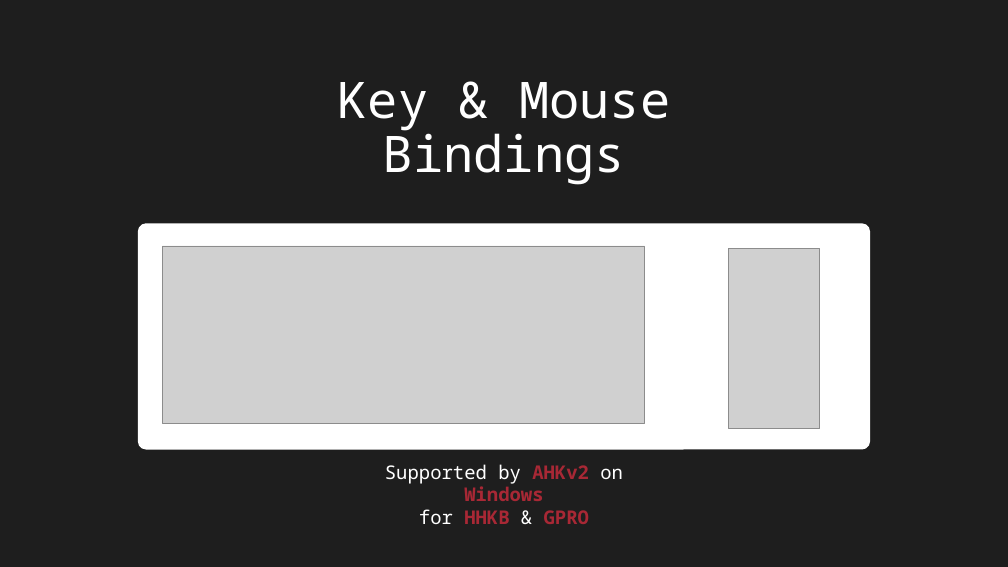
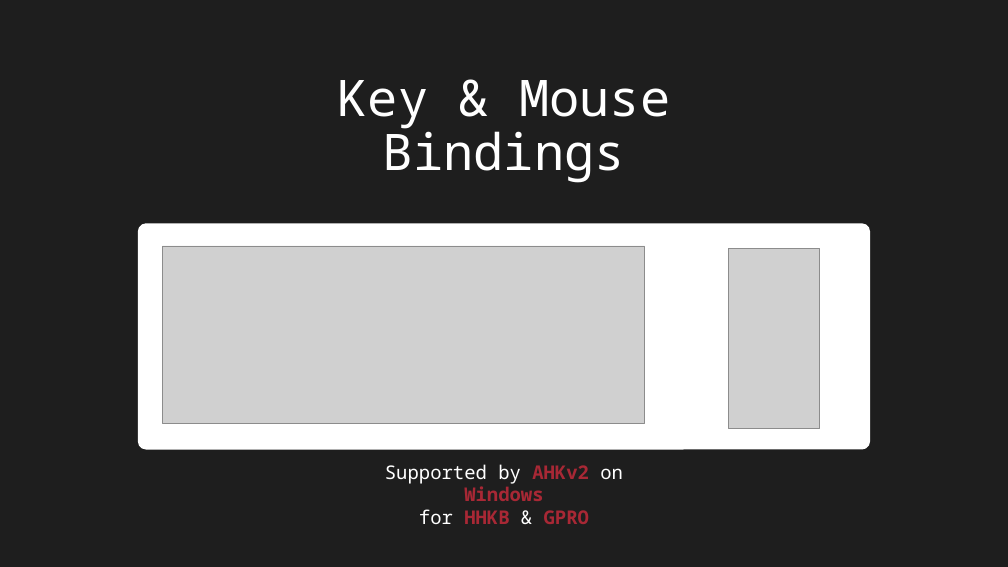
Before and after one commit to ittooo66/myAHKv2, a slide deck: slide 1 of MANUAL.pptx. Drawn at 1008x567 pixels with LibreOffice and Linux fonts; fonts in the diff are those of the drawing; grey boxes stand for pictures. Boxes give left, top, right and bottom in pixels: in the first picture for what was removed or moved away, otherwise in the second. Text is boxed around its words. In the diff, an @@ line names an element or a change of style, - is before the commit and + after.

```diff
--- a/MANUAL.pptx
+++ b/MANUAL.pptx
@@ text "Key & Mouse" at [338, 80, 670, 183]: vertical alignment top to middle @@
```
Also in this commit, not shown: 2 other slides changed, 2 other files.
